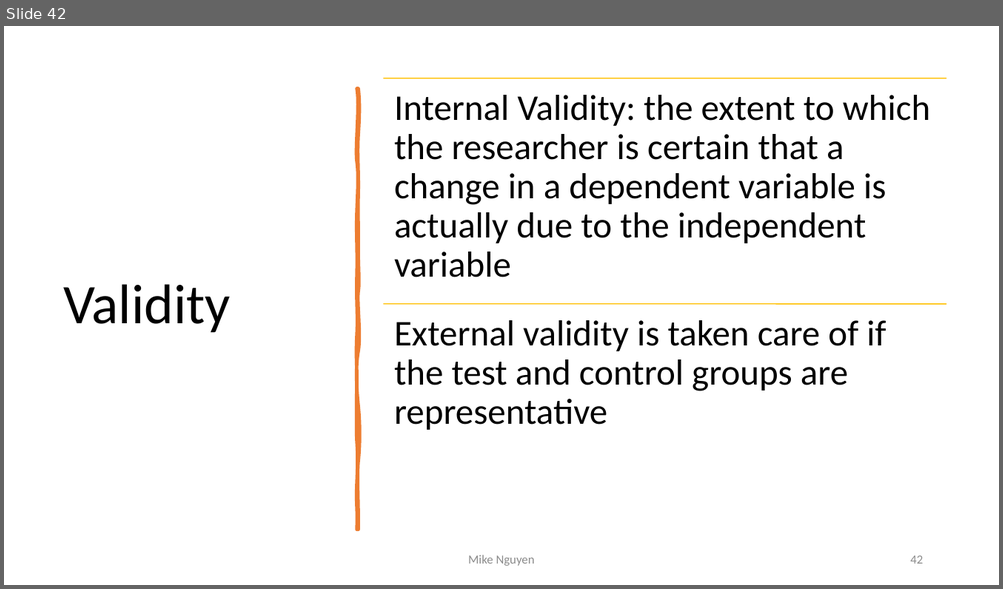
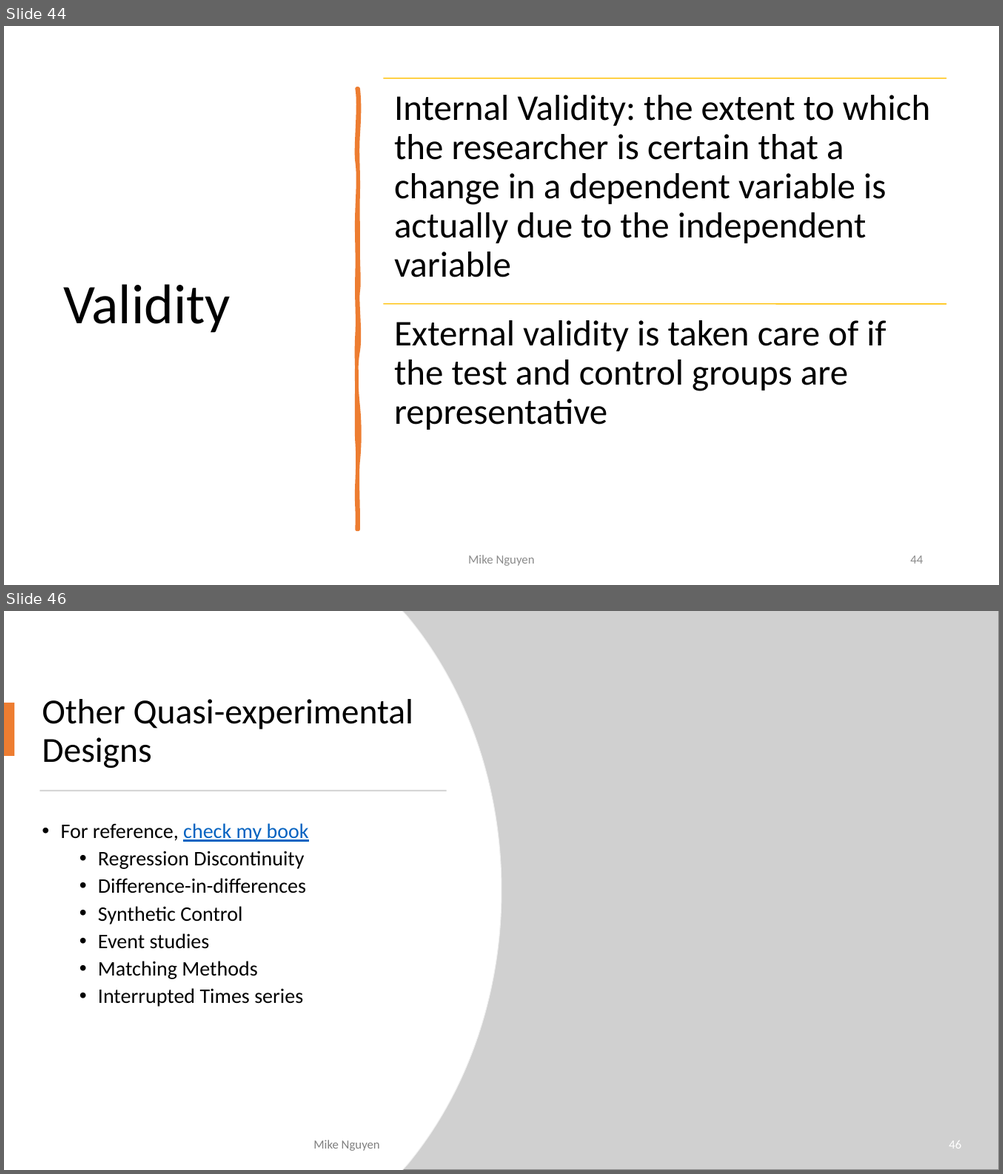
Before and after one commit to mikenguyen13/mar4050_S23_1, a slide deck: lectures/2/1_Research Design.pptx. Shown one above the other, each under a label of ours: slide 42 before the commit, slides 44 and 46 after it; the slides between them are not shown. The pictures are 1003x589 and 1003x1174 pixels, drawn with LibreOffice and Linux fonts; fonts in the diff are those of the drawing; grey boxes stand for pictures. Boxes give left, top, right and bottom in pixels: in the first picture for what was removed or moved away, otherwise in the second. Text is boxed around its words. In the diff, an @@ line names an element or a change of style, - is before the commit and + after.

```diff
--- a/lectures/2/1_Research Design.pptx
+++ b/lectures/2/1_Research Design.pptx
@@ slide 46 added at [4,611,999,1170], background #FFFFFF @@
@@ freeform shape added at [4,611,502,1170], fill #FFFFFF, outline #EFEFEF 0.75 pt @@
@@ freeform shape added at [4,611,501,1170], fill #FFFFFF @@
@@ picture added at [402,611,999,1170] @@
@@ title added at [42,699,414,768], 34 pt, text #000000 @@
+Other Quasi-experimental Designs
@@ rectangle added at [4,703,14,757], fill #ED7D31 @@
@@ rectangle added at [40,790,447,792], fill #D5D5D5 @@
@@ text added at [61,823,309,1007], 20 pt, text #000000 @@
+• For reference, check my book
+  • Regression Discontinuity
+  • Difference-in-differences
+  • Synthetic Control
+  • Event studies
+  • Matching Methods
+  • Interrupted Times series
@@ text added at [313,1140,380,1151], 12 pt, text #808080 @@
+Mike Nguyen
@@ page number added at [948,1141,961,1149], 12 pt, text #FFFFFF @@
+46
@@ what was slide 42 is now slide 44 @@
@@ page number at [910,556,922,564]: text changed @@
-42
+44
```
Also in this commit, not shown: 5 slides changed, 2 other slides added, 2 other files.
